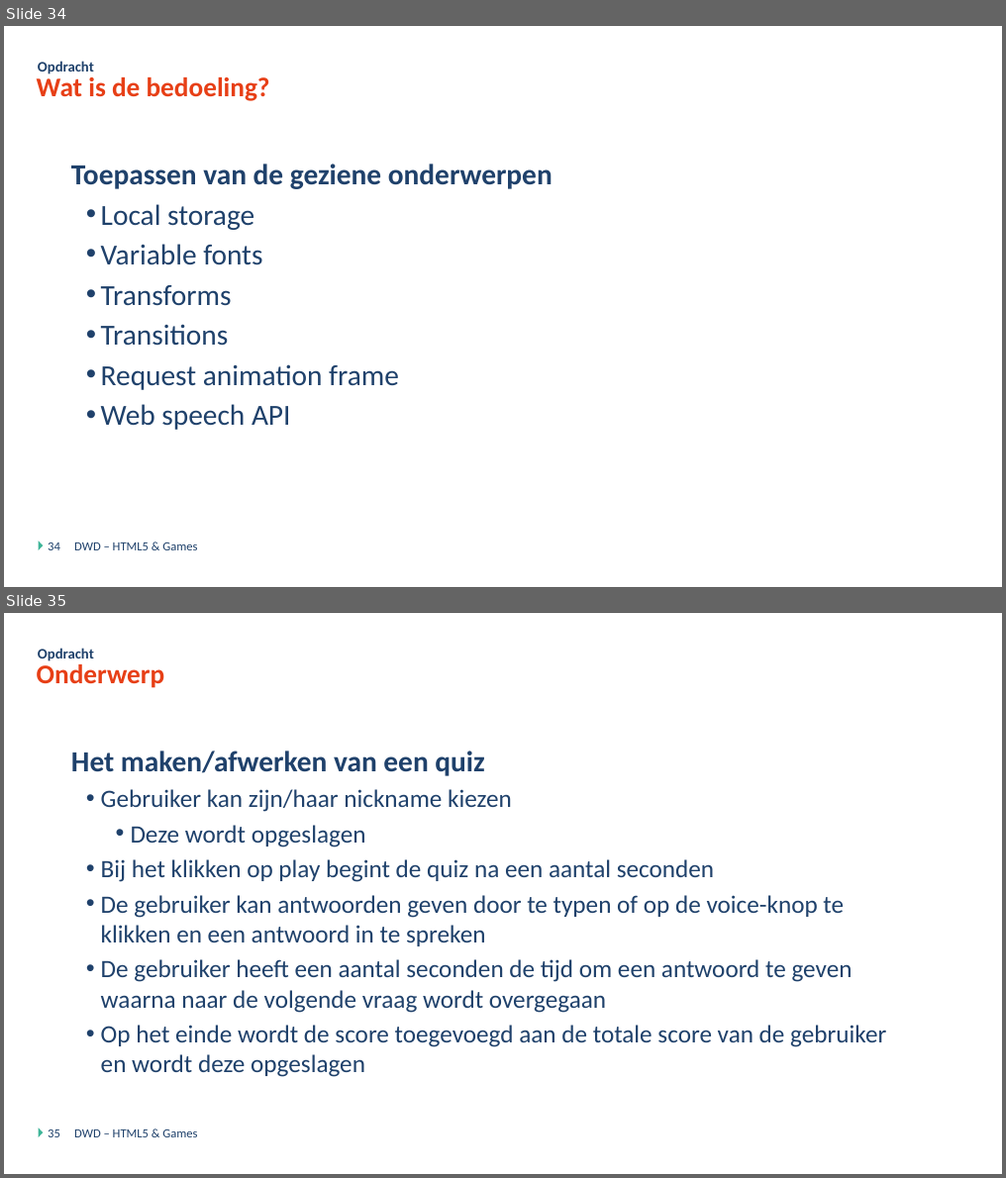
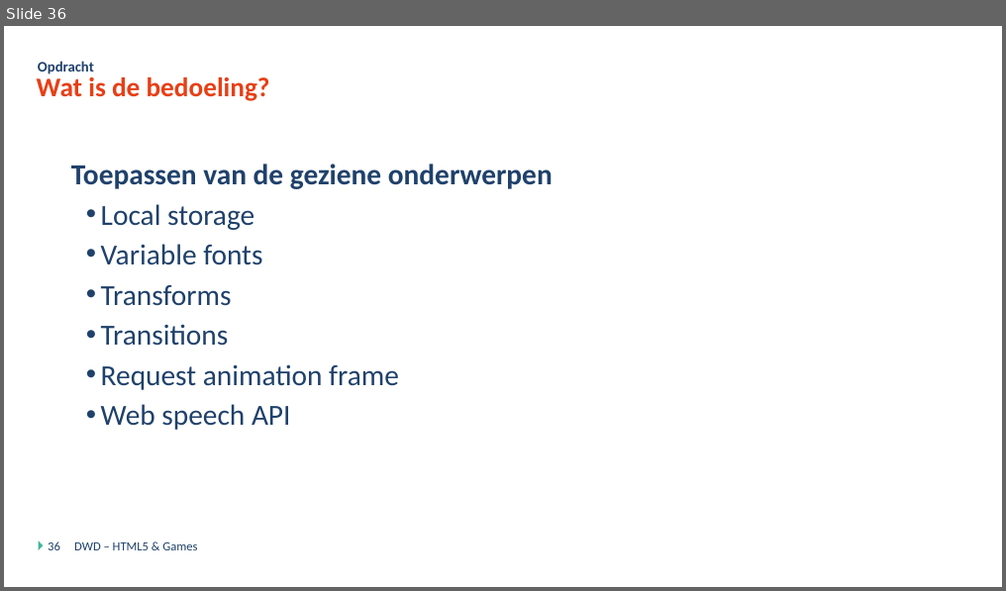
Before and after one commit to DmitriyVdE/Odisee_Bru_Dyn_Web_Dev_Opdracht, a slide deck: DWD - Javascript Games - Theorie.pptx. Shown one above the other, each under a label of ours: slides 34 and 35 before the commit, slide 36 after it. The pictures are 1006x1178 and 1006x591 pixels, drawn with LibreOffice and Linux fonts; fonts in the diff are those of the drawing; background and template pictures are left out. Boxes give left, top, right and bottom in pixels: in the first picture for what was removed or moved away, otherwise in the second. Text is boxed around its words. In the diff, an @@ line names an element or a change of style, - is before the commit and + after.

```diff
--- a/DWD - Javascript Games - Theorie.pptx
+++ b/DWD - Javascript Games - Theorie.pptx
@@ slide 35 removed at [4, 613, 1002, 1174], background #FFFFFF; not listed: 1 template element that a slide beside it also shows @@
@@ title removed at [37, 664, 165, 688] @@
-Onderwerp
@@ text removed at [38, 648, 94, 662] @@
-Opdracht
@@ text removed at [71, 751, 886, 1077] @@
-Het maken/afwerken van een quiz
-  • Gebruiker kan zijn/haar nickname kiezen
-    • Deze wordt opgeslagen
-  • Bij het klikken op play begint de quiz na een aantal seconden
-  • De gebruiker kan antwoorden geven door te typen of op de voice-knop te klikken en een antwoord in te spreken
-  • De gebruiker heeft een aantal seconden de tijd om een antwoord te geven waarna naar de volgende vraag wordt overgegaan
-  • Op het einde wordt de score toegevoegd aan de totale score van de gebruiker en wordt deze opgeslagen
@@ page number removed at [48, 1130, 60, 1138] @@
-35
@@ text removed at [74, 1130, 197, 1138] @@
-DWD – HTML5 & Games
@@ what was slide 34 is now slide 36 @@
@@ page number at [48, 542, 60, 551]: text changed @@
-34
+36
```
Also in this commit, not shown: 3 slides changed, 1 slide added, 5 other slides removed, 17 other files.
